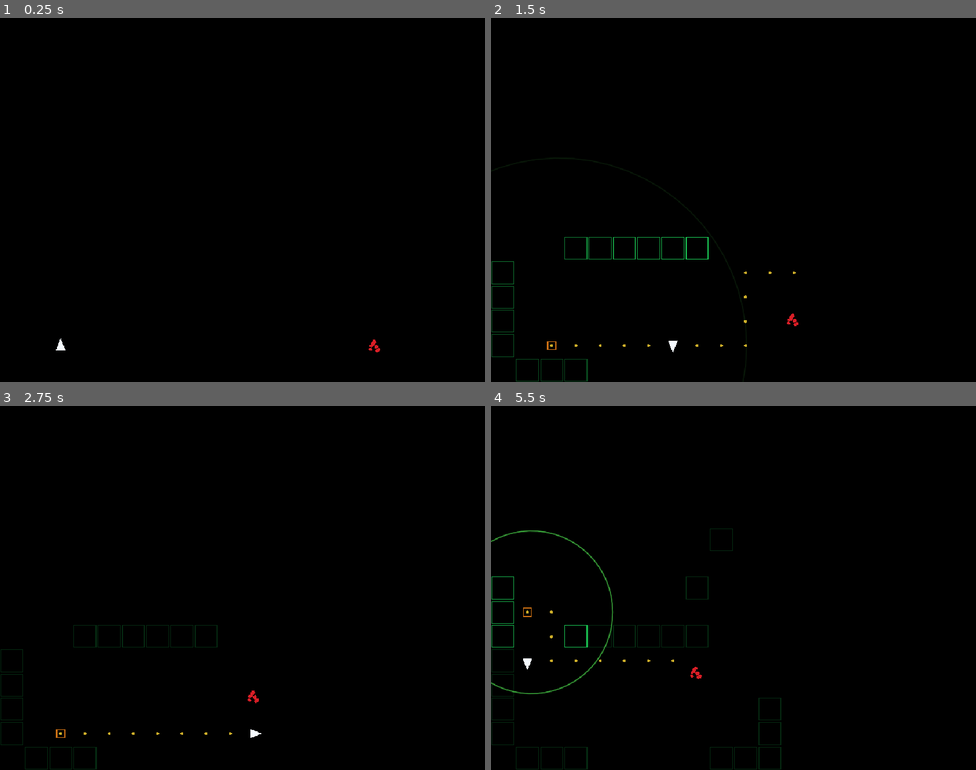
Above: before the commit, frames 1-4 (two rows, left to right).
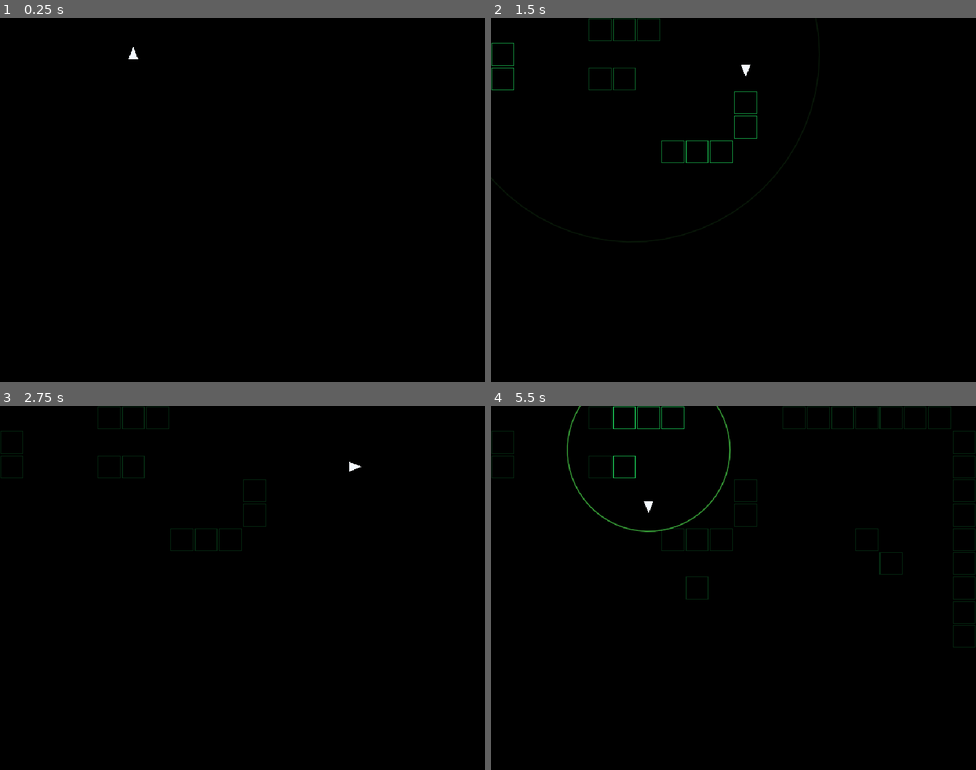
Above: after the commit, the same moments.

Repository: UnderstoodUseYourUsernameHere/Sonar
Game: Godot game, scene res://scenes/main.tscn
Same seed, same stepped clock (60 frames per second), same inputs: the game is played once before the commit and once after it.
Inputs (mouse positions are in pixels of both pictures, inside the frame that each line leads up to):
- Up to frame 1 (0.25 s): no input
- Up to frame 2 (1.5 s): tap Enter at 0.5 s; move the mouse to (840, 181) at 0.52 s; hold Right (move_right) 0.53-1.28 s; tap Space (ping) at 0.6 s; click (840, 181) at 0.67 s; move the mouse to (636, 218) at 1.27 s; hold S (move_down) from 1.28 s (still down); tap Alt at 1.35 s
- Up to frame 3 (2.75 s): move the mouse to (291, 507) at 2.02 s; release S (move_down) at 2.03 s; hold Right (move_right) from 2.03 s (still down); tap Shift at 2.1 s
- Up to frame 4 (5.5 s): move the mouse to (709, 660) at 2.77 s; release Right (move_right) at 2.78 s; hold W (move_up) 2.78-3.53 s; tap one key every 0.75 s from 2.85 s: Space (ping) Alt Shift Space (ping); click (709, 660) at 2.92 s; move the mouse to (879, 642) at 3.52 s; hold Left (move_left) 3.53-5.03 s; move the mouse to (588, 533) at 4.27 s; move the mouse to (757, 588) at 5.02 s; hold S (move_down) from 5.03 s (still down); click (757, 588) at 5.17 s

The runs differ from the first frame. In frame 1, 0.1% of the frame differs, in the area x 11-79%, y 8-92%; in frame 2, 1.0%; in frame 3, 1.0%; in frame 4, 2.5%, in the area x 0-100%, y 0-100%.

Commit message:
Sonar reveals fading snapshots of monster

Diff:
--- a/scripts/main.gd
+++ b/scripts/main.gd
@@ -23,17 +23,18 @@
 const MONSTER_HUNT_DURATION: float = 4.5
 const MONSTER_HUNT_RADIUS: int = 3
 const MONSTER_HUNT_WAIT: float = 0.25
+const MONSTER_SNAPSHOT_FADE_DURATION: float = 1.5
 
 const MONSTER_COLOR: Color = Color(0.85, 0.12, 0.15, 1.0)
 const MONSTER_DOT_COUNT: int = 11
 const MONSTER_CLUSTER_RADIUS: float = TILE_SIZE * 0.38
 const MONSTER_MOVE_TIME_PER_TILE: float = 0.22
 
-const DEBUG_SHOW_MONSTER: bool = true
+const DEBUG_SHOW_MONSTER: bool = false
 
 const MAP_ROWS: Array[String] = [
 	"####################",
-	"#..................#",
+	"#....E.............#",
 	"#..###.............#",
 	"#..#......#........#",
 	"#..#......#........#",
@@ -45,7 +46,7 @@
 	"#..............#...#",
 	"#..........#.......#",
 	"#..........#.......#",
-	"#.E........#...M...#",
+	"#..........#...M...#",
 	"####################"
 ]
 
@@ -112,6 +113,8 @@
 var monster_hunt_center: Vector2i = Vector2i.ZERO
 var monster_hunt_time_remaining: float = 0.0
 var monster_hunt_wait_remaining: float = 0.0
+var monster_snapshot_position: Vector2 = Vector2.ZERO
+var monster_snapshot_time: float = -1000.0
 
 var astar: AStarGrid2D = AStarGrid2D.new() ## I really like this name for some reason!
 var monster_path: Array[Vector2i] = []
@@ -171,7 +174,7 @@
 			elif tile != ".":
 				push_error("Unsupported map character '%s' at cell (%d, %d)!" % [tile, x, y])
 				return false
-			elif tile != "#":
+			if tile != "#":
 				walkable_cells.append(Vector2i(x, y))
 	if start_count != 1:
 		push_error("Expected exactly one E start marker but found %d!" % [start_count])
@@ -316,8 +319,6 @@
 
 		return
 
-	if monster_path.is_empty():
-		_begin_monster_investigation(monster_investigation_target)
 
 func _update_monster_hunting(delta: float) -> void:
 	monster_hunt_time_remaining -= delta
@@ -500,6 +501,7 @@
 		pulse.previous_radius = pulse.radius
 		pulse.radius = minf(pulse.radius + PING_SPEED * delta, PING_MAX_RADIUS)
 		_reveal_walls_for_pulse(pulse)
+		_reveal_monster_for_pulse(pulse)
 
 	for i in range(active_pulses.size() - 1, -1, -1):
 		if active_pulses[i].radius >= PING_MAX_RADIUS:
@@ -528,6 +530,26 @@
 			if _has_line_of_sight(pulse.origin_cell, cell):
 				wall_last_lit[cell] = game_time
 
+func _reveal_monster_for_pulse(pulse: SonarPulse) -> void:
+	var distance: float = pulse.origin.distance_to(monster_draw_position)
+	var ring_reached_monster: bool = (
+		distance > pulse.previous_radius
+		and distance <= pulse.radius
+	)
+	if not ring_reached_monster:
+		return
+
+	var current_monster_cell: Vector2i = _cell_from_position(monster_draw_position)
+
+	if not _has_line_of_sight(
+		pulse.origin_cell,
+		current_monster_cell
+	):
+		return
+
+	monster_snapshot_position = monster_draw_position
+	monster_snapshot_time = game_time
+
 func _draw() -> void:
 	if not map_is_valid:
 		return
@@ -544,6 +566,7 @@
 	)
 	_draw_revealed_walls()
 	_draw_pulses()
+	_draw_monster_snapshot()
 
 	if DEBUG_SHOW_MONSTER:
 		_draw_debug_path()
@@ -649,6 +672,23 @@
 
 		draw_circle(dot_position, dot_radius, color)
 
+func _draw_monster_snapshot() -> void:
+	var snapshot_age: float = game_time - monster_snapshot_time
+
+	if snapshot_age < 0.0:
+		return
+
+	if snapshot_age > MONSTER_SNAPSHOT_FADE_DURATION:
+		return
+
+	var alpha: float = clampf(
+		1.0 - snapshot_age / MONSTER_SNAPSHOT_FADE_DURATION,
+		0.0,
+		1.0
+	)
+
+	_draw_monster_at(monster_snapshot_position, alpha)
+
 func _draw_monster_ai_debug() -> void:
 	var target_center: Vector2
 	var marker_color: Color
@@ -667,12 +707,7 @@
 		Vector2(16.0, 16.0)
 	)
 
-	draw_rect(
-		marker_rect,
-		Color(1.0, 0.55, 0.1, 0.8),
-		false,
-		2.0
-	)
+	draw_rect(marker_rect, Color(1.0, 0.55, 0.1, 0.8), false, 2.0)
 
 func _draw_debug_path() -> void:
 	var color: Color = Color(1.0, 0.85, 0.2, 0.8)
